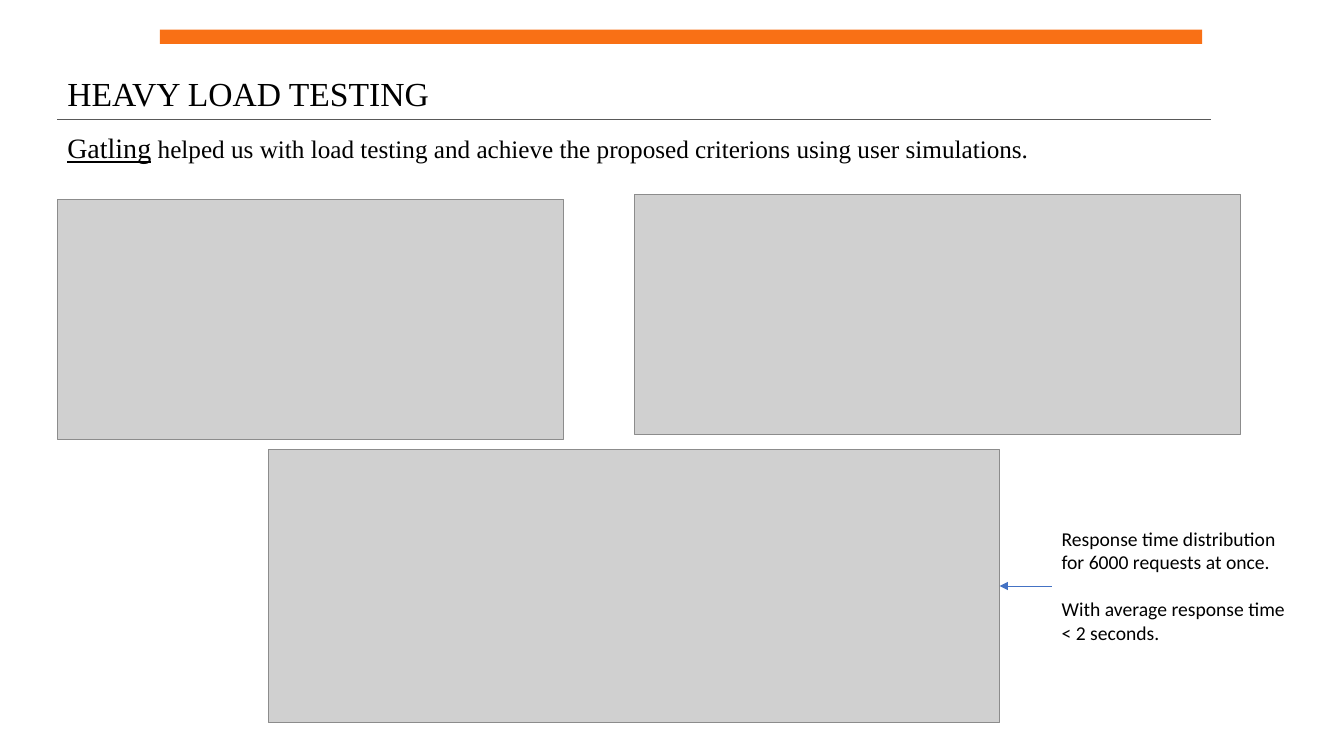
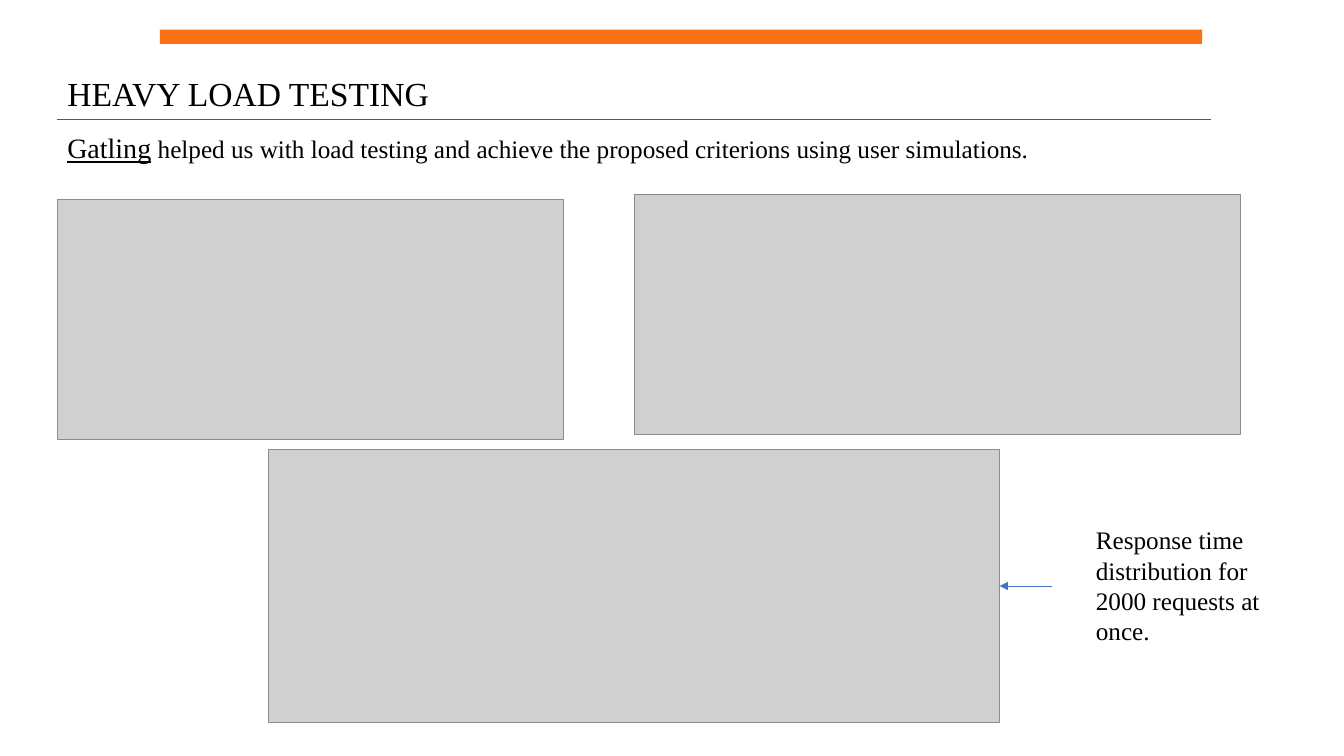
Before and after one commit to thejas98/Concurrent-ticketing-system, a slide deck: slide 10 of Final-Presentation.pptx. Drawn at 1344x756 pixels with LibreOffice and Linux fonts; fonts in the diff are those of the drawing; grey boxes stand for pictures. Boxes give left, top, right and bottom in pixels: in the first picture for what was removed or moved away, otherwise in the second. Text is boxed around its words. In the diff, an @@ line names an element or a change of style, - is before the commit and + after.

Commit message:
Adding final presentation

```diff
--- a/Final-Presentation.pptx
+++ b/Final-Presentation.pptx
@@ text at (x1=1096, y1=532, x2=1259, y2=641): text changed; size 14 to 18 pt; font Calibri to Times New Roman @@
-Response time distribution for 6000 requests at once.
-With average response time < 2 seconds.
+Response time distribution for 2000 requests at once.
```
